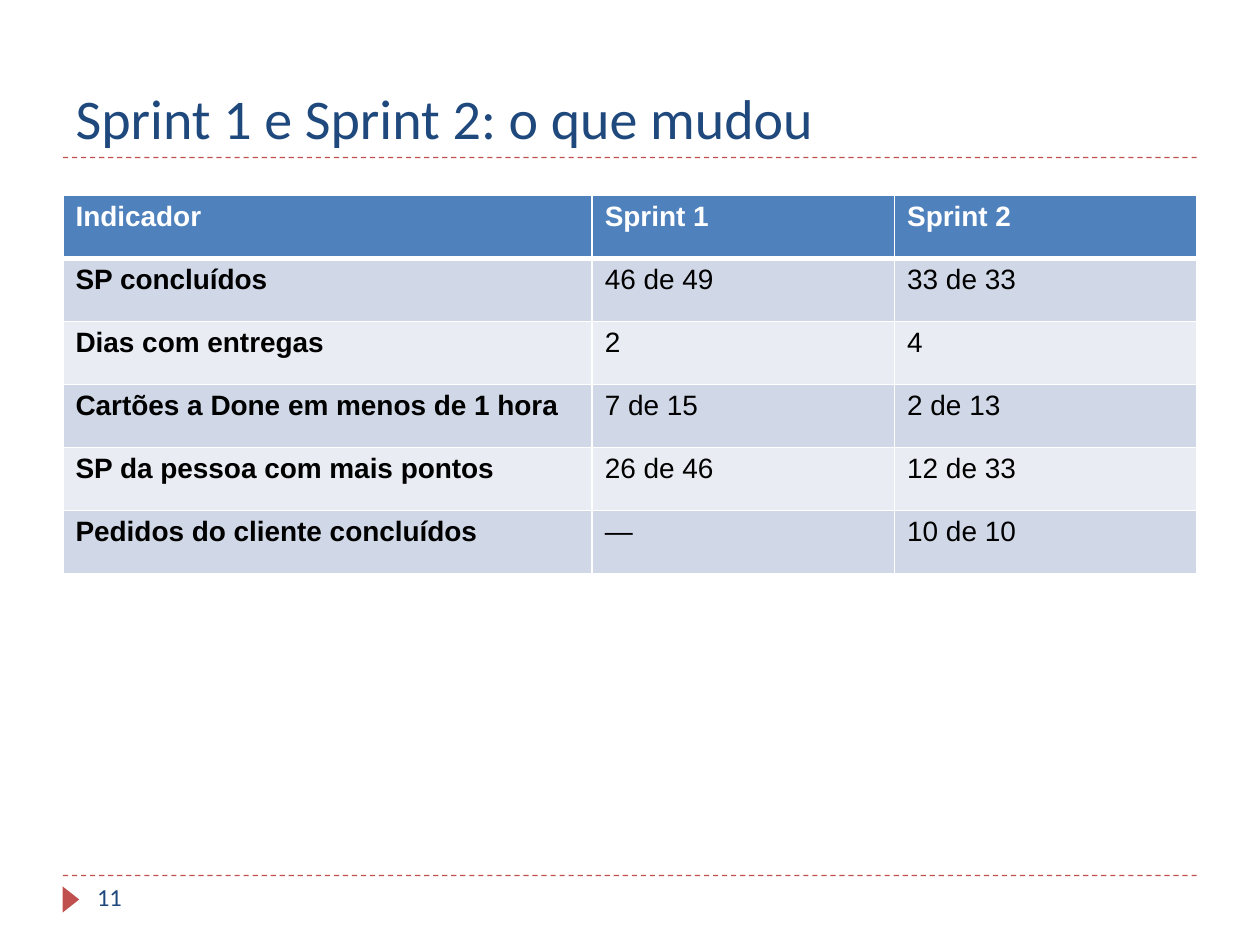
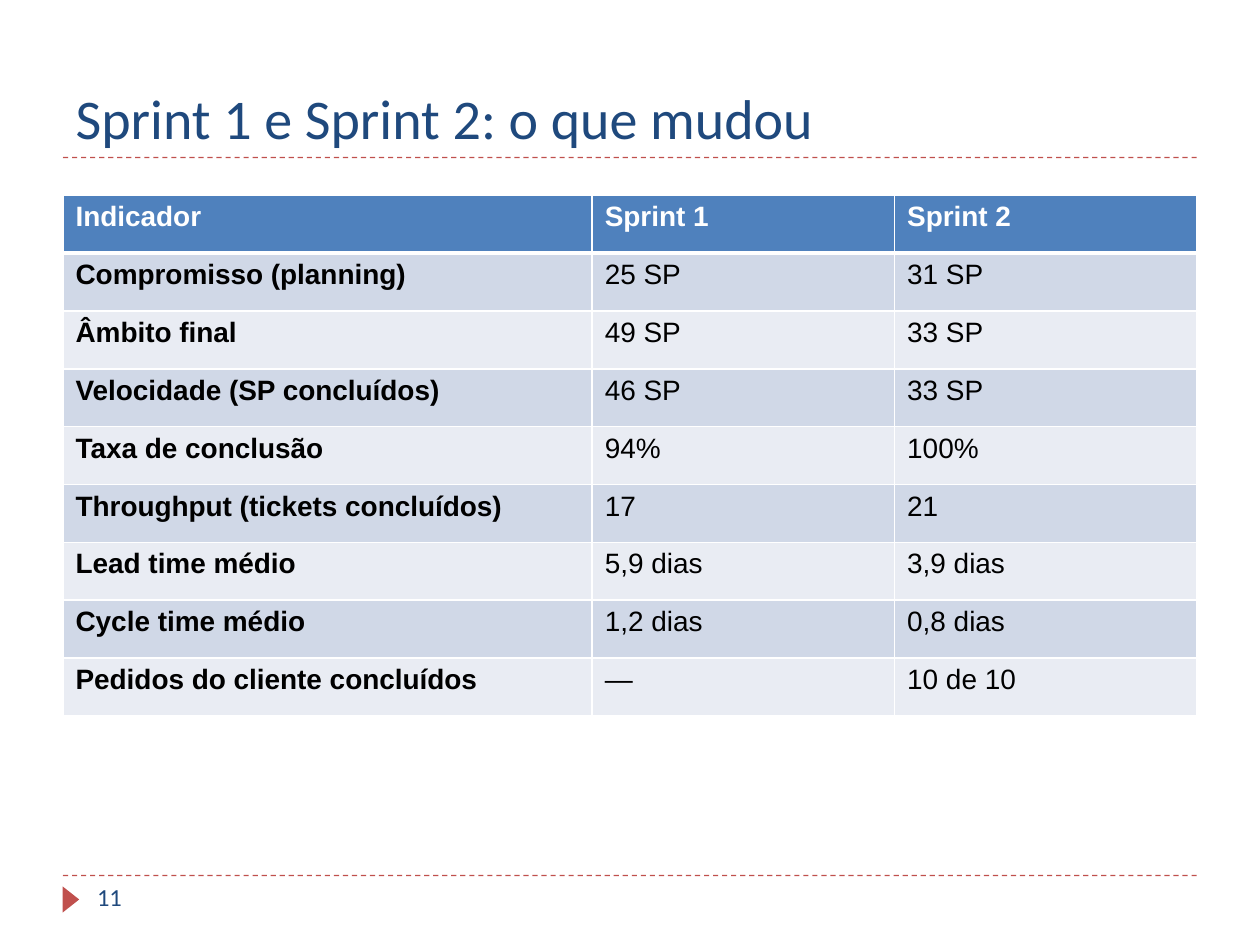
Before and after one commit to TaniaBmGuedes/MDS-TP4, a slide deck: slide 11 of entrega/07_Apresentacao_Final.pptx. Drawn at 1260x945 pixels with LibreOffice and Linux fonts; fonts in the diff are those of the drawing; background and template pictures are left out. Boxes give left, top, right and bottom in pixels: in the first picture for what was removed or moved away, otherwise in the second. Text is boxed around its words. In the diff, an @@ line names an element or a change of style, - is before the commit and + after.

```diff
--- a/entrega/07_Apresentacao_Final.pptx
+++ b/entrega/07_Apresentacao_Final.pptx
@@ table at [63,195,1197,694] @@
-row 2: SP concluídos | 46 de 49 | 33 de 33
-row 3: Dias com entregas | 2 | 4
-row 4: Cartões a Done em menos de 1 hora | 7 de 15 | 2 de 13
-row 5: SP da pessoa com mais pontos | 26 de 46 | 12 de 33
+row 2: Compromisso (planning) | 25 SP | 31 SP
+row 3: Âmbito final | 49 SP | 33 SP
+row 4: Velocidade (SP concluídos) | 46 SP | 33 SP
+row 5: Taxa de conclusão | 94% | 100%
+row 6: Throughput (tickets concluídos) | 17 | 21
+row 7: Lead time médio | 5,9 dias | 3,9 dias
+row 8: Cycle time médio | 1,2 dias | 0,8 dias
```
Also in this commit, not shown: 3 other slides changed, 6 other files.
